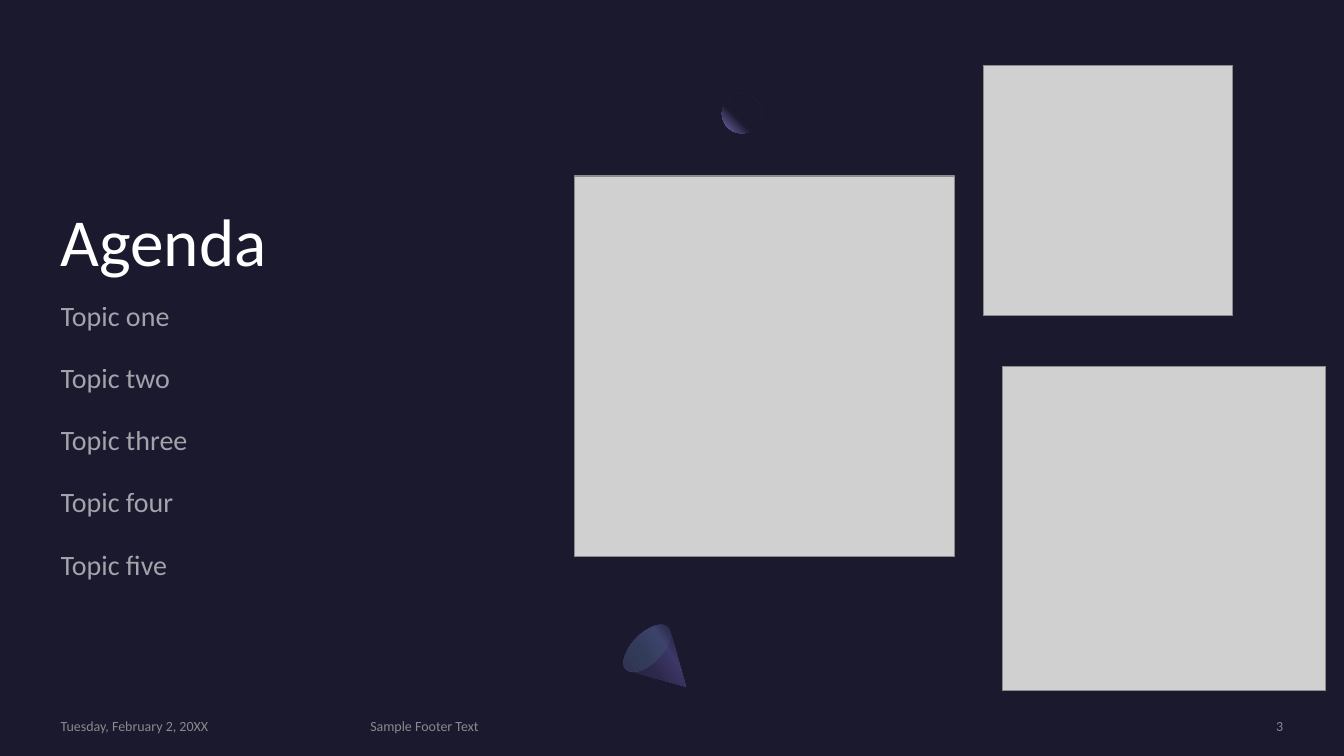
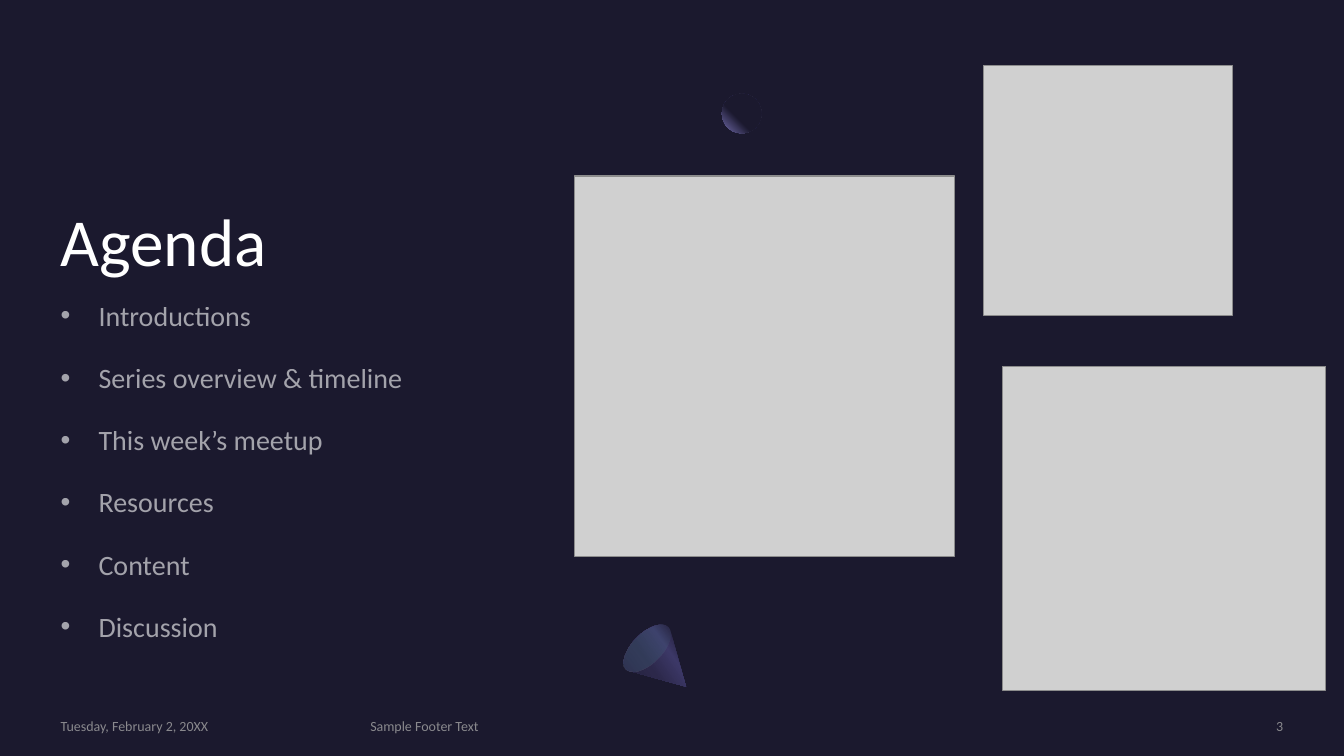
Before and after one commit to MonashDeepNeuron/HPP, a slide deck: slide 3 of content/week0/slides/week0.pptx. Drawn at 1344x756 pixels with LibreOffice and Linux fonts; fonts in the diff are those of the drawing; grey boxes stand for pictures. Boxes give left, top, right and bottom in pixels: in the first picture for what was removed or moved away, otherwise in the second. Text is boxed around its words. In the diff, an @@ line names an element or a change of style, - is before the commit and + after.

Commit message:
Started putting in week 0 content for software installation

```diff
--- a/content/week0/slides/week0.pptx
+++ b/content/week0/slides/week0.pptx
@@ text at [99, 307, 402, 637]: text changed @@
-Topic one
-Topic two
-Topic three
-Topic four
-Topic five
+• Introductions
+• Series overview & timeline
+• This week’s meetup
+• Resources
+• Content
+• Discussion
```
Also in this commit, not shown: 3 other slides changed, 9 slides added, 1 slide removed, 2 other files.
